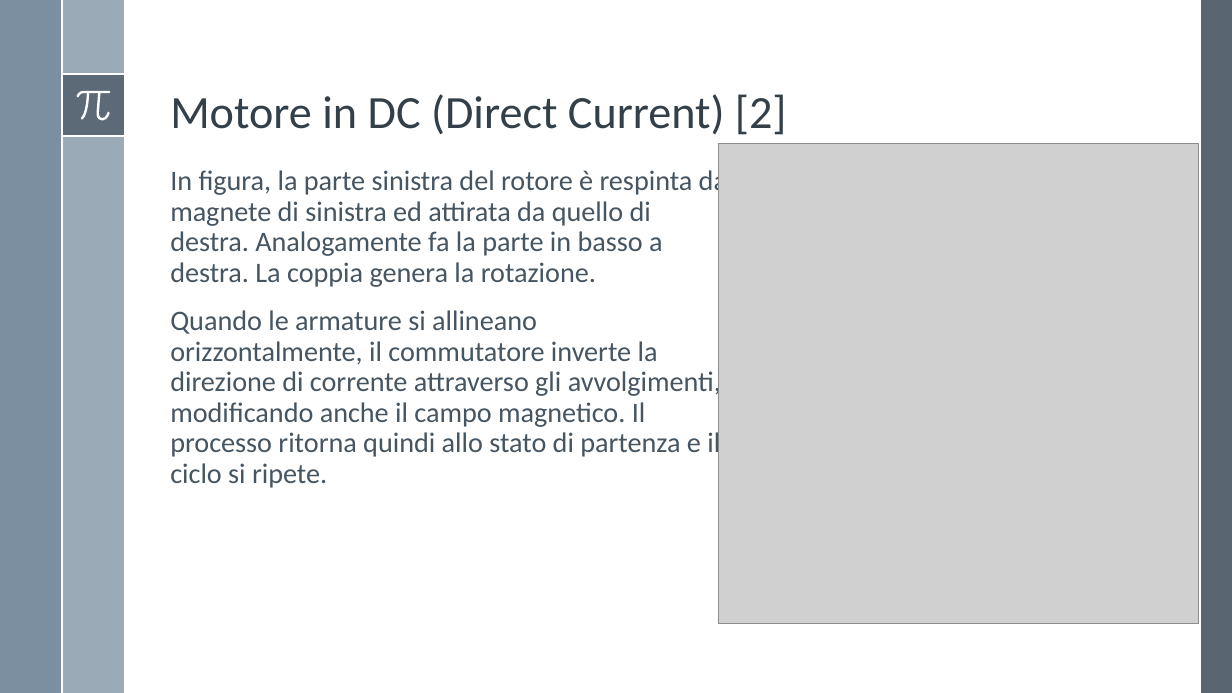
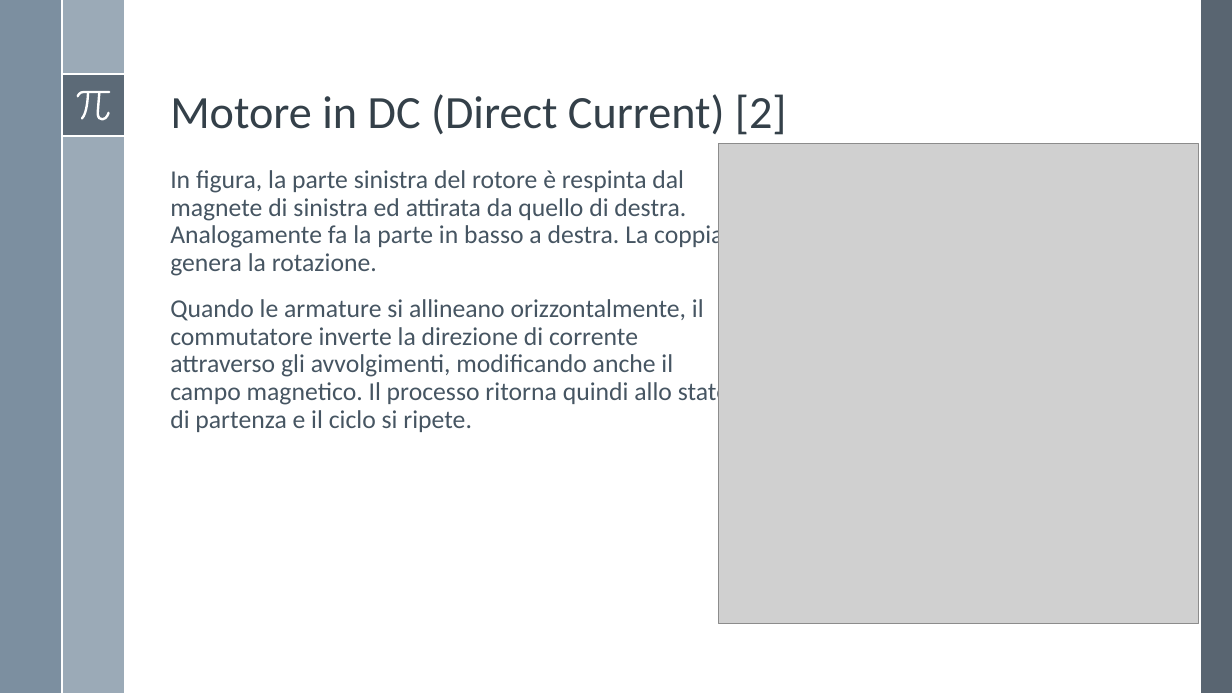
Before and after one commit to Alfystar/mv-Project, a slide deck: slide 3 of 00_Relazione/Modello e identificazione di un motore DC/Modello e identificazione di un motore DC.pptx. Drawn at 1232x693 pixels with LibreOffice and Linux fonts; fonts in the diff are those of the drawing; grey boxes stand for pictures. Boxes give left, top, right and bottom in pixels: in the first picture for what was removed or moved away, otherwise in the second. Text is boxed around its words. In the diff, an @@ line names an element or a change of style, - is before the commit and + after.

```diff
--- a/00_Relazione/Modello e identificazione di un motore DC/Modello e identificazione di un motore DC.pptx
+++ b/00_Relazione/Modello e identificazione di un motore DC/Modello e identificazione di un motore DC.pptx
@@ text "In figura, la parte sinistra ..." at [170,170,730,432]: size 22 to 20 pt @@
```
Also in this commit, not shown: 2 other slides changed.
